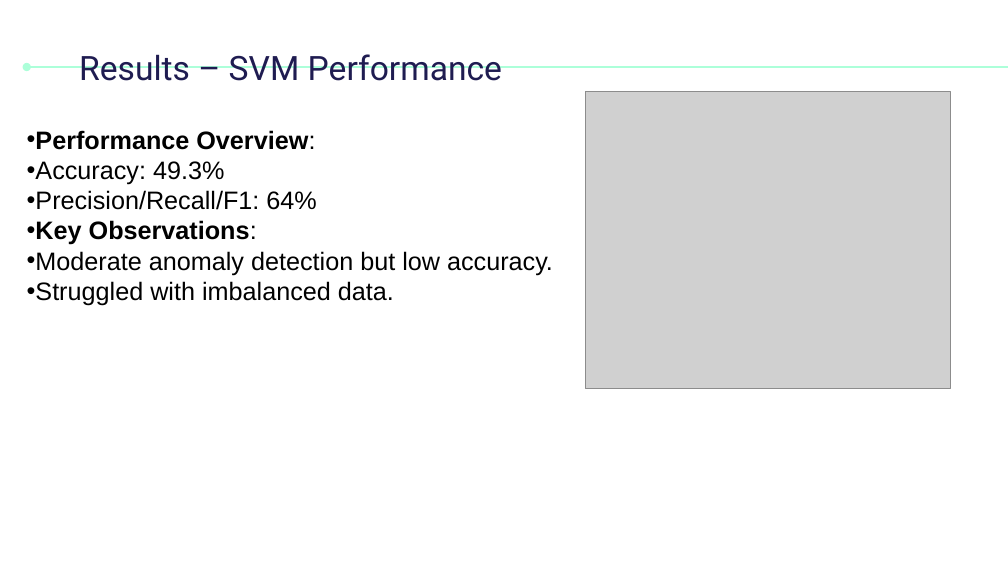
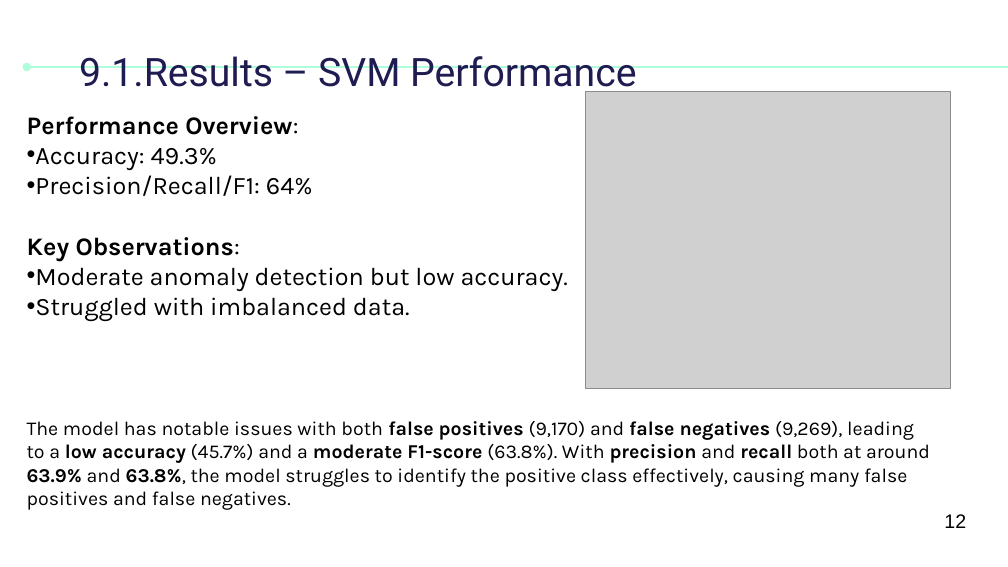
Before and after one commit to MehemmedTagizade/CyberLab1_, a slide deck: slide 12 of Mahammad_Taghizade_CSLAB_I.pptx. Drawn at 1008x567 pixels with LibreOffice and Linux fonts; fonts in the diff are those of the drawing; grey boxes stand for pictures. Boxes give left, top, right and bottom in pixels: in the first picture for what was removed or moved away, otherwise in the second. Text is boxed around its words. In the diff, an @@ line names an element or a change of style, - is before the commit and + after.

```diff
--- a/Mahammad_Taghizade_CSLAB_I.pptx
+++ b/Mahammad_Taghizade_CSLAB_I.pptx
@@ title at (79, 56, 636, 97): text changed; size 24 to 28 pt @@
-Results – SVM Performance
+9.1.Results – SVM Performance
@@ text "Performance Overview:": place and size @@
-text "Performance Overview:" at (27, 130, 553, 305)
+text "Performance Overview:" at (27, 116, 568, 322)
@@ text "Performance Overview:" at (27, 116, 568, 322): font Arial to Karla; bullet • to none @@
@@ text added at (27, 421, 930, 510), 14 pt, text #000000 @@
+The model has notable issues with both false positives (9,170) and false negatives (9,269), leading to a low accuracy (45.7%) and a moderate F1-score (63.8%). With precision and recall both at around 63.9% and 63.8%, the model struggles to identify the positive class effectively, causing many false positives and false negatives.
@@ text added at (944, 514, 966, 528), 14 pt, text #000000 @@
+12
```
Also in this commit, not shown: 20 other slides changed, 1 other file.
